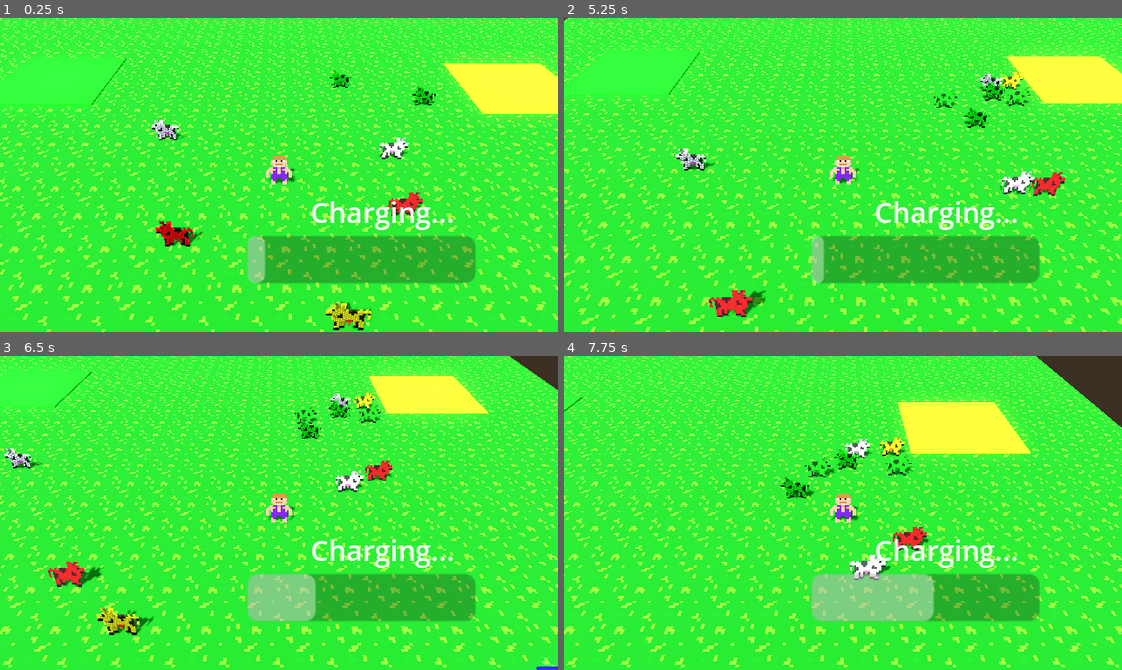
Above: before the commit, frames 1-4 (two rows, left to right).
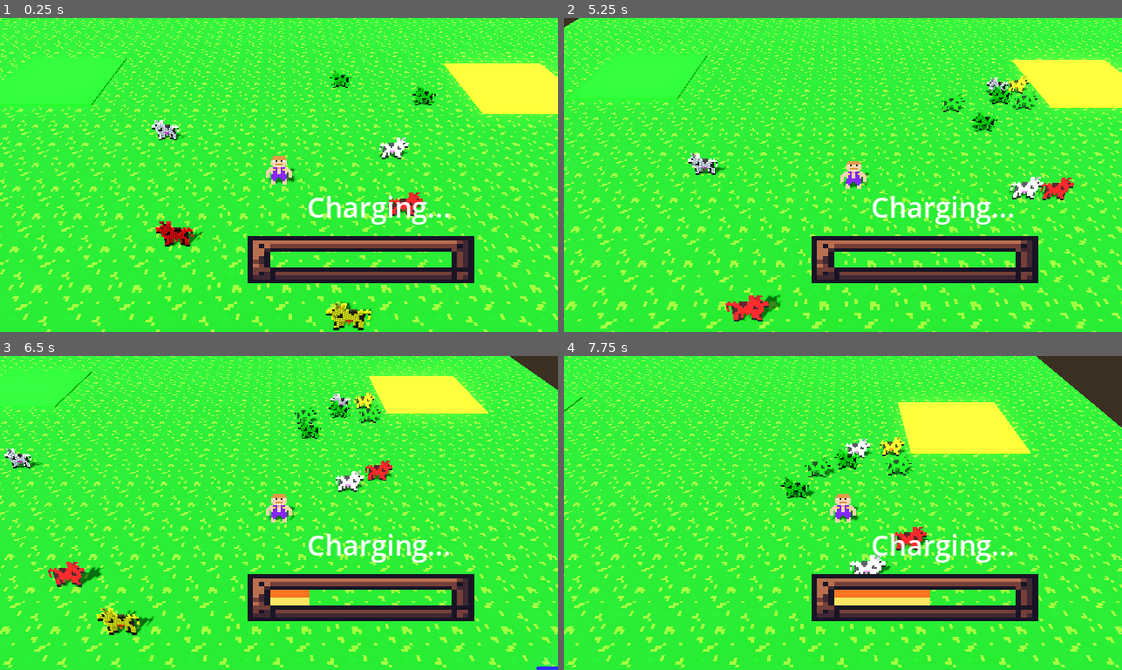
Above: after the commit, the same moments.

Repository: 20TB-ZipBomb/BGJ2024
Game: Godot game, scene res://scenes/levels/test_levels/alex_test_level.tscn
Same seed, same stepped clock (60 frames per second), same inputs: the game is played once before the commit and once after it. This scene is started directly instead of the project's main scene.
Inputs (mouse positions are in pixels of both pictures, inside the frame that each line leads up to):
- Up to frame 1 (0.25 s): no input
- Up to frame 2 (5.25 s): move the mouse to (965, 159) at 0.52 s; hold D (move_right) 0.53-1.28 s; tap Space (shout) at 0.6, 1.35, 2.3, 2.85, 3.6, 4.55, 5.1 s; move the mouse to (731, 190) at 1.27 s; hold S (move_down) 1.28-2.03 s; move the mouse to (898, 105) at 2.02 s; hold D (move_right) 2.03-2.78 s; click (898, 105) at 2.1 s; move the mouse to (815, 237) at 2.77 s; hold W (move_up) 2.78-3.53 s; move the mouse to (1010, 222) at 3.52 s; hold A (move_left) 3.53-5.03 s; move the mouse to (675, 127) at 4.27 s; click (675, 127) at 4.35 s; move the mouse to (870, 175) at 5.02 s; hold S (move_down) from 5.03 s (still down)
- Up to frame 3 (6.5 s): move the mouse to (195, 434) at 5.77 s; release S (move_down) at 5.78 s; hold D (move_right) from 5.78 s (still down); tap Space (shout) at 5.85 s
- Up to frame 4 (7.75 s): move the mouse to (965, 497) at 6.52 s; release D (move_right) at 6.53 s; hold W (move_up) 6.53-7.28 s; click (965, 497) at 6.6 s; tap Space (shout) at 6.8, 7.35 s; move the mouse to (731, 528) at 7.27 s; hold D (move_right) from 7.28 s (still down)

The runs differ from the first frame. In frame 1, 7.3% of the frame differs, in the area x 44-86%, y 56-85%; in frame 2, 26%, in the area x 0-100%, y 0-100%; in frame 3, 7.3%; in frame 4, 7.3%.

Commit message:
Textures the progress bar and adds screen shake to the shout

Diff:
--- a/scenes/levels/test_levels/alex_test_level.tscn
+++ b/scenes/levels/test_levels/alex_test_level.tscn
@@ -1,7 +1,8 @@
-[gd_scene load_steps=16 format=3 uid="uid://c3alwvlu7bmqq"]
+[gd_scene load_steps=17 format=3 uid="uid://c3alwvlu7bmqq"]
 
 [ext_resource type="PackedScene" uid="uid://jmen0e87ma80" path="res://scenes/characters/player.tscn" id="1_uer05"]
 [ext_resource type="Texture2D" uid="uid://bqnfiiqshhhha" path="res://assets/scenery/grass_tile.png" id="1_yopsd"]
+[ext_resource type="PackedScene" uid="uid://dxa2c7ev1jjs8" path="res://scenes/mechanics/camera_shaker.tscn" id="3_cnmxi"]
 [ext_resource type="PackedScene" uid="uid://ce8i21qt6ws87" path="res://scenes/ui/shout_bar.tscn" id="3_kng4s"]
 [ext_resource type="Script" path="res://scripts/mechanics/pen.gd" id="4_j4edg"]
 [ext_resource type="PackedScene" uid="uid://d2m7e7f1ij6ss" path="res://scenes/characters/animal.tscn" id="4_wejr3"]
@@ -66,6 +67,9 @@
 transform = Transform3D(1, 0, 0, 0, 0.766044, 0.642788, 0, -0.642788, 0.766044, 0, 6.645, 7.64)
 fov = 45.0
 size = 2.709
+
+[node name="CameraShaker" parent="Level/Player" node_paths=PackedStringArray("camera") instance=ExtResource("3_cnmxi")]
+camera = NodePath("../Camera3D")
 
 [node name="TestAnimal" parent="Level" instance=ExtResource("4_wejr3")]
 transform = Transform3D(1, 0, 0, 0, 1, 0, 0, 0, 1, 3.23142, 0, -1.21179)
--- /dev/null
+++ b/scenes/mechanics/camera_shaker.tscn
@@ -0,0 +1,6 @@
+[gd_scene load_steps=2 format=3 uid="uid://dxa2c7ev1jjs8"]
+
+[ext_resource type="Script" path="res://scripts/mechanics/camera_shaker.gd" id="1_ucpfx"]
+
+[node name="CameraShaker" type="Node"]
+script = ExtResource("1_ucpfx")
--- a/scenes/ui/shout_bar.tscn
+++ b/scenes/ui/shout_bar.tscn
@@ -1,6 +1,8 @@
-[gd_scene load_steps=2 format=3 uid="uid://ce8i21qt6ws87"]
+[gd_scene load_steps=4 format=3 uid="uid://ce8i21qt6ws87"]
 
 [ext_resource type="Script" path="res://scripts/ui/shout_bar.gd" id="1_vyfse"]
+[ext_resource type="Texture2D" uid="uid://mv4lmmtcdtup" path="res://assets/ui/progress_over.png" id="2_7ulx5"]
+[ext_resource type="Texture2D" uid="uid://cmhd2fkrcbcws" path="res://assets/ui/progress_fill.png" id="3_j71vn"]
 
 [node name="ShoutBar" type="Control"]
 layout_mode = 3
@@ -17,26 +19,23 @@
 [node name="Label" type="Label" parent="."]
 unique_name_in_owner = true
 layout_mode = 2
-offset_left = -29.5
-offset_top = -27.0
-offset_right = 29.5
-offset_bottom = -4.0
-text = "SHOUT!"
+offset_left = -31.0
+offset_top = -30.0
+offset_right = 31.0
+offset_bottom = -7.0
+text = "SHOUT!
+"
 
-[node name="ProgressBar" type="ProgressBar" parent="."]
+[node name="TextureProgressBar" type="TextureProgressBar" parent="."]
 unique_name_in_owner = true
-layout_mode = 1
-anchors_preset = 8
-anchor_left = 0.5
-anchor_top = 0.5
-anchor_right = 0.5
-anchor_bottom = 0.5
-offset_left = -65.37
+texture_filter = 1
+layout_mode = 0
+offset_left = -65.0
 offset_top = -2.0
-offset_right = 65.37
+offset_right = 65.0
 offset_bottom = 25.0
-grow_horizontal = 2
-grow_vertical = 2
 max_value = 1.0
 step = 0.001
-show_percentage = false
+nine_patch_stretch = true
+texture_over = ExtResource("2_7ulx5")
+texture_progress = ExtResource("3_j71vn")
--- /dev/null
+++ b/scripts/mechanics/camera_shaker.gd
@@ -0,0 +1,36 @@
+extends Node
+
+class_name CameraShaker
+
+@export var random_strength: float = 2.0
+@export var shake_fade: float = 10.0
+@export var camera: Camera3D = null
+
+var rng = RandomNumberGenerator.new()
+var shake_strength: float = 0.0
+var base_camera_position: Vector3 = Vector3()
+
+# Called when the node enters the scene tree for the first time.
+func _ready() -> void:
+	base_camera_position = camera.position
+	pass # Replace with function body.
+
+func apply_shake() -> void:
+	shake_strength = random_strength
+
+func randomOffset() -> Vector3:
+	return Vector3(
+		rng.randf_range(-shake_strength,shake_strength),
+		rng.randf_range(-shake_strength,shake_strength),
+		0
+	)
+
+# Called every frame. 'delta' is the elapsed time since the previous frame.
+func _process(delta: float) -> void:
+	if shake_strength > 0:
+		shake_strength = lerpf(shake_strength, 0, shake_fade*delta)
+		if camera:
+			camera.position = base_camera_position + randomOffset()
+	else:
+		camera.position = base_camera_position
+	pass
--- a/scripts/player/player.gd
+++ b/scripts/player/player.gd
@@ -63,4 +63,7 @@
 			if body is Animal:
 				body.scare(global_position)
 		current_shout_cooldown = 0
+		var camera_shaker:CameraShaker = $CameraShaker
+		if camera_shaker:
+			camera_shaker.apply_shake()
 		print("Shouted")
--- a/scripts/ui/shout_bar.gd
+++ b/scripts/ui/shout_bar.gd
@@ -2,7 +2,7 @@
 extends Control
 
 @onready var label: Label = %Label
-@onready var progress_bar: ProgressBar = %ProgressBar
+@onready var progress_bar: TextureProgressBar = %TextureProgressBar
 
 func _ready():
 	Globals.shout_energy_changed.connect(set_progress)
Binary file added: assets/ui/progress_fill.png
Not shown, added: assets/ui/progress_fill.png.import
Binary file added: assets/ui/progress_over.png
Not shown, added: assets/ui/progress_over.png.import
